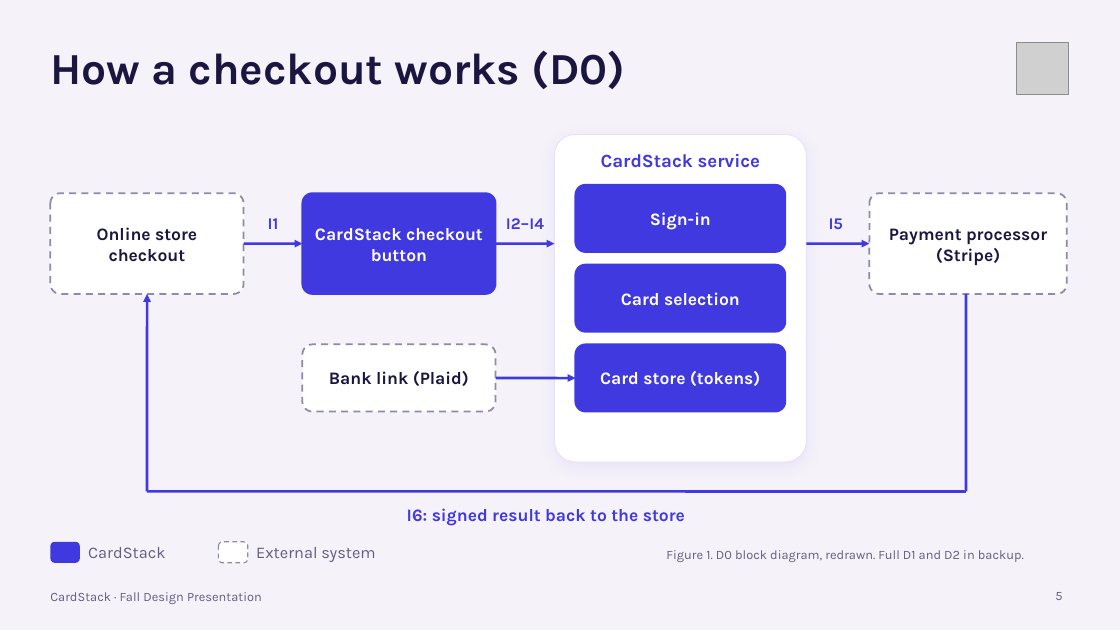
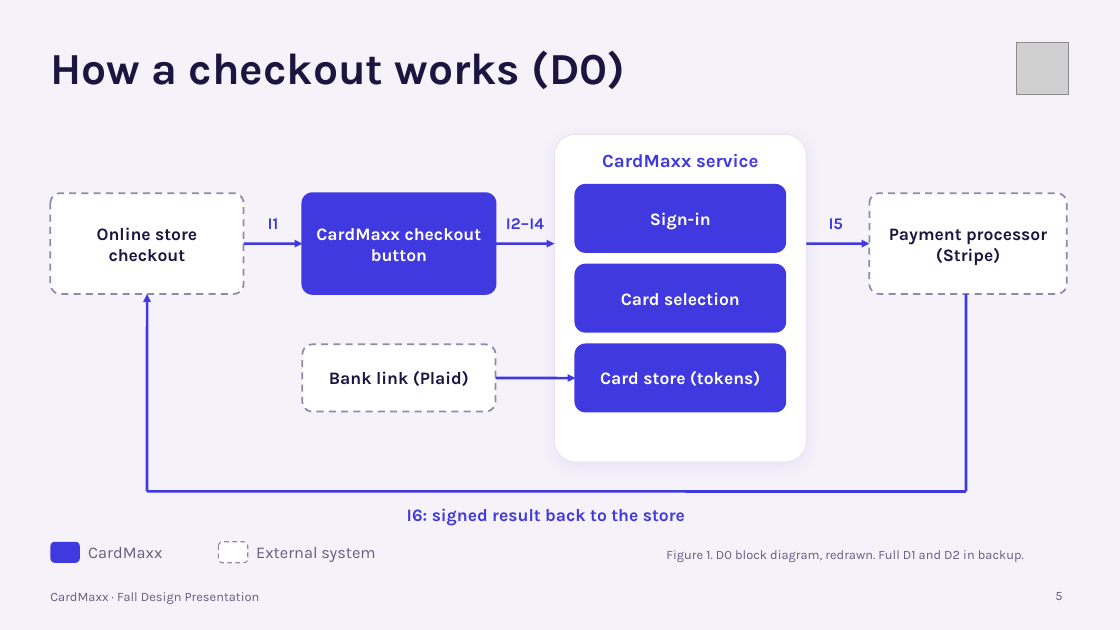
Before and after one commit to Maya2234/capstone, a slide deck: slide 5 of Presentation/CardStack_Design_Presentation_Draft.pptx. Drawn at 1120x630 pixels with LibreOffice and Linux fonts; fonts in the diff are those of the drawing; grey boxes stand for pictures. Boxes give left, top, right and bottom in pixels: in the first picture for what was removed or moved away, otherwise in the second. Text is boxed around its words. In the diff, an @@ line names an element or a change of style, - is before the commit and + after.

```diff
--- a/Presentation/CardStack_Design_Presentation_Draft.pptx
+++ b/Presentation/CardStack_Design_Presentation_Draft.pptx
@@ text at [602, 154, 758, 168]: text changed @@
-CardStack service
+CardMaxx service
@@ text at [316, 228, 482, 261]: text changed @@
-CardStack checkout button
+CardMaxx checkout button
@@ text at [88, 547, 162, 558]: text changed @@
-CardStack
+CardMaxx
@@ text at [50, 592, 260, 604]: text changed @@
-CardStack · Fall Design Presentation
+CardMaxx · Fall Design Presentation
```
Also in this commit, not shown: 10 other slides changed, 1 other file.
